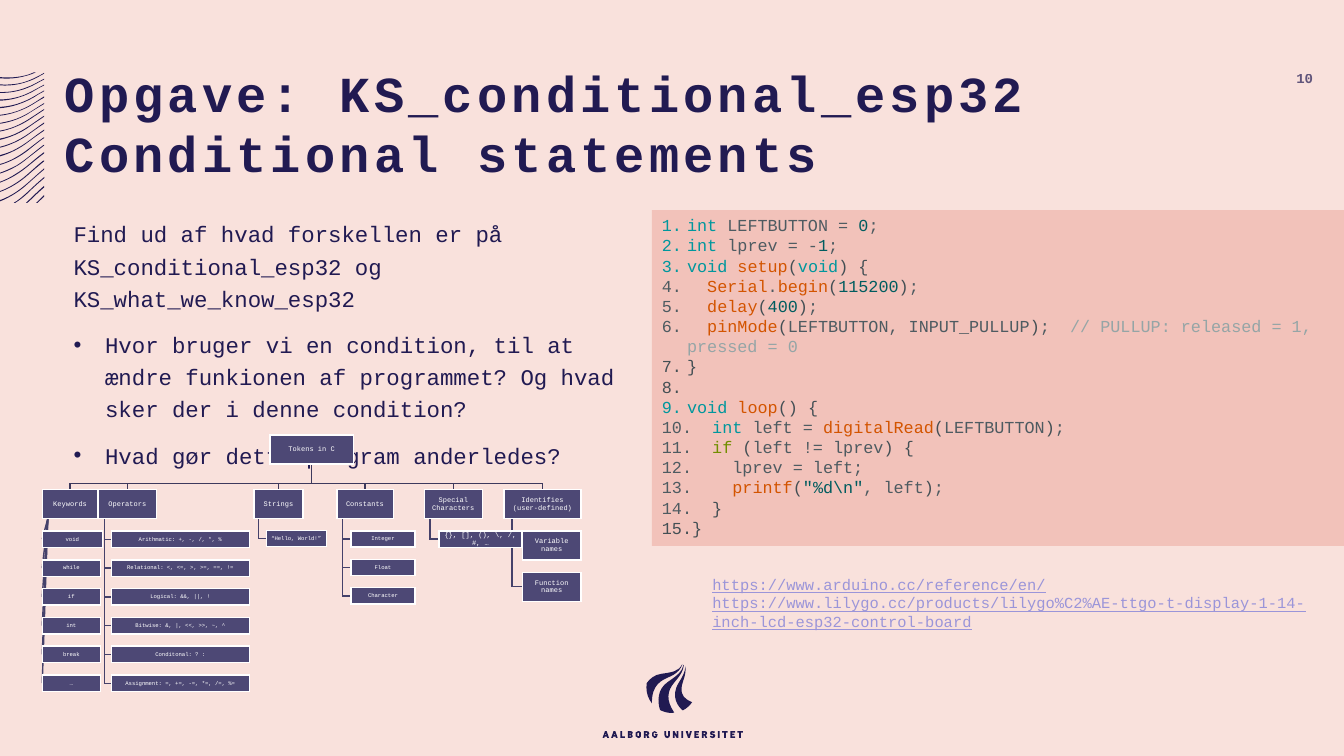
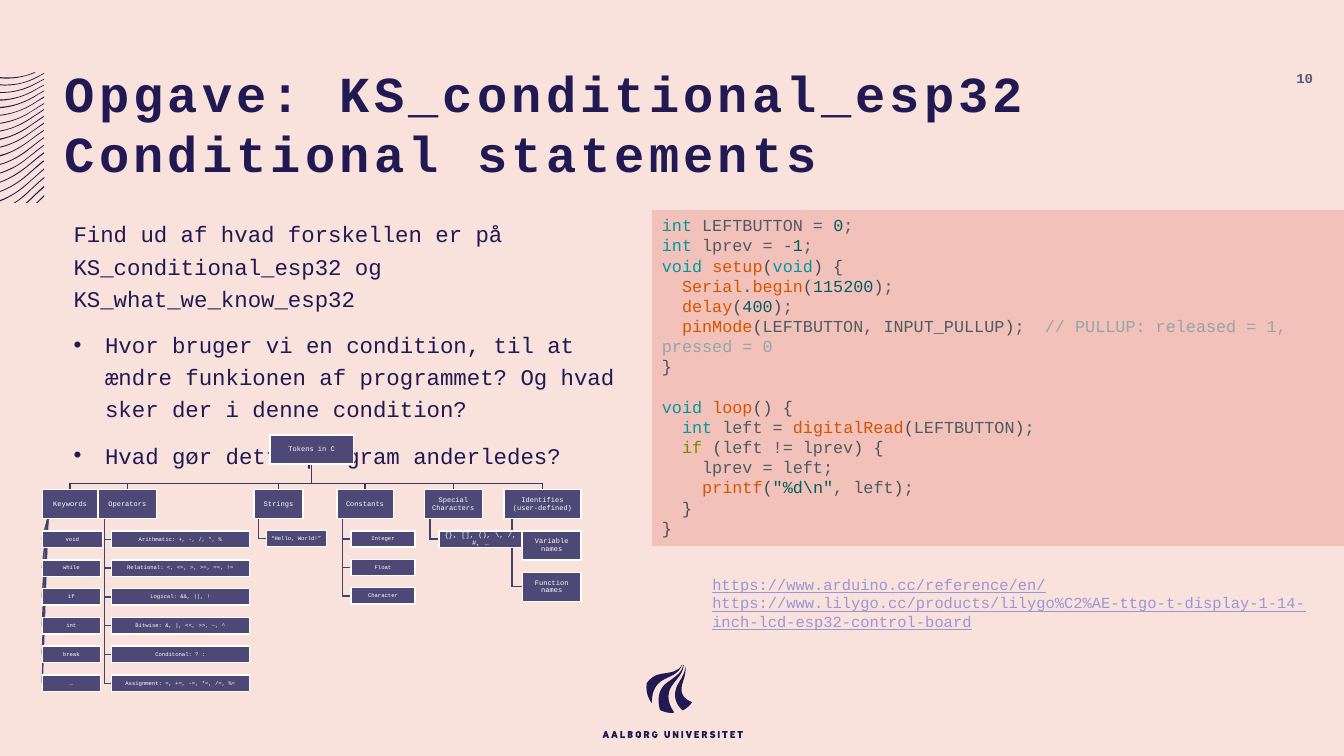
Before and after one commit to AAU-ST1-Programming/selective_kontrolstrukturer, a slide deck: slide 10 of selective_kontrolstrukturer.pptx. Drawn at 1344x756 pixels with LibreOffice and Linux fonts; fonts in the diff are those of the drawing. Boxes give left, top, right and bottom in pixels: in the first picture for what was removed or moved away, otherwise in the second. Text is boxed around its words. In the diff, an @@ line names an element or a change of style, - is before the commit and + after.

```diff
--- a/selective_kontrolstrukturer.pptx
+++ b/selective_kontrolstrukturer.pptx
@@ rectangle "int LEFTBUTTON = 0;" at (652,210,1344,545): bullet 1. to none @@
```
Also in this commit, not shown: 2 other slides changed, 1 other file.
